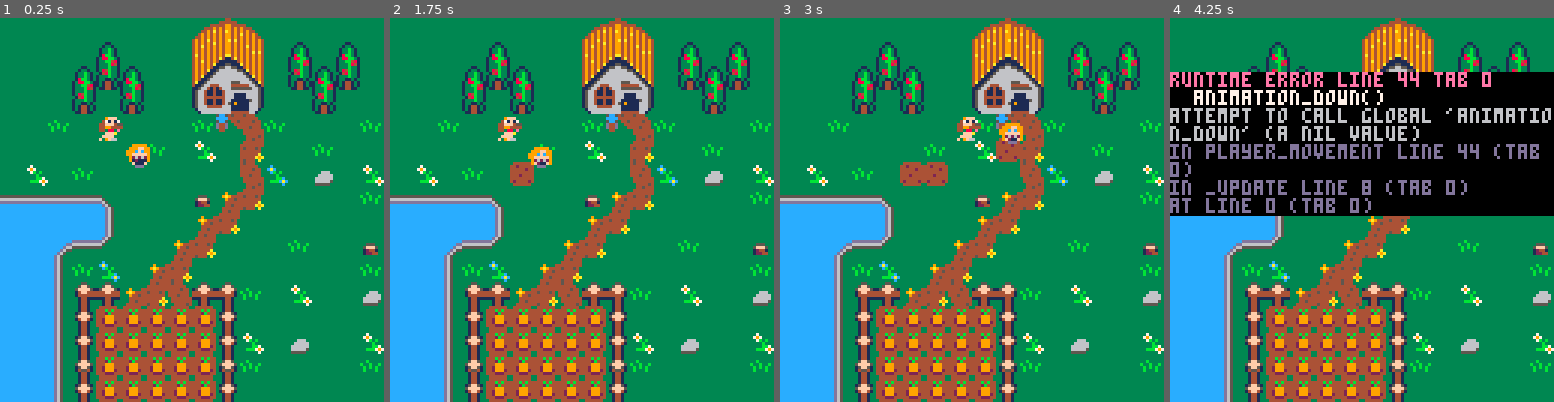
Above: before the commit, frames 1-4 (left to right).
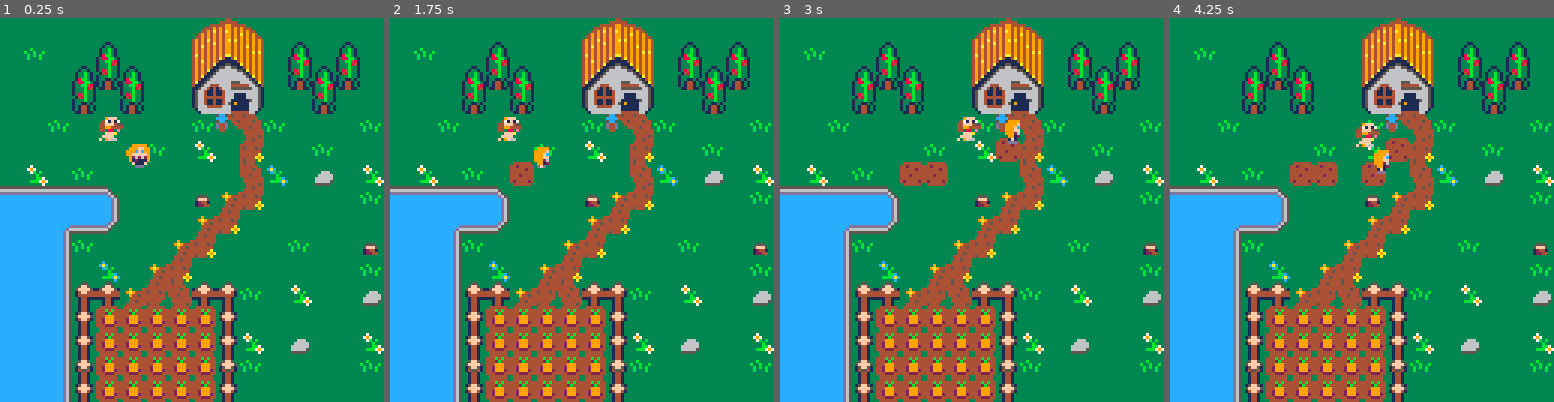
Above: after the commit, the same moments.

Repository: adatechschool/projet-collectif-pico-8-nora-nadia-allan
Game: PICO-8 cartridge cartouchecommun.p8
Same seed, same stepped clock (60 frames per second), same inputs: the game is played once before the commit and once after it.
Inputs:
- Up to frame 1 (0.25 s): no input
- Up to frame 2 (1.75 s): tap X (X key) at 0.33, 1.07 s; hold Right from 1.6 s (still down)
- Up to frame 3 (3 s): tap X (X key) at 1.85, 2.97 s; release Right at 2.1 s; hold Up 2.15-2.42 s; hold Right from 2.47 s (still down)
- Up to frame 4 (4.25 s): release Right at 3.03 s; hold Left 3.08-3.58 s; hold Down 3.63-3.97 s; hold Right from 4.02 s (still down); tap X (X key) at 4.08 s

The runs differ from the first frame. In frame 1, 4.3% of the frame differs, in the area x 0-44%, y 7-100%; in frame 2, 4.5%; in frame 3, 4.6%; in frame 4, 40%, in the area x 0-100%, y 7-100%.
Error before the commit: runtime error line 44 tab 0; animation_down(); attempt to call global 'animation_down' (a nil value)

Commit message:
Derniere versioné

Diff:
--- a/cartouchecommun.p8
+++ b/cartouchecommun.p8
@@ -9,7 +9,6 @@
 
 function _update()
 	player_movement()
- animation_sprite()
  follow()
  updatecrops()
  plant_seeds()
@@ -21,9 +20,10 @@
 	draw_map()
 	draw_objects()
 	drawcrops()
-	for s in all(seeds) do
-		print(s.sx)
-	end
+	print(p.sprite)
+	print(p.sdown)
+	print(p.sup)
+	print(p.snumber)
 end
 
 -->8
@@ -83,7 +83,7 @@
  end
 end
 
-function animation_sprite()
+function animation_down()
 
 	if framedelay >0 then
 		framedelay-=1
@@ -92,10 +92,10 @@
 
  framedelay = 15
 
-	if p.sprite<4 then
-		p.sprite+=1
-	else
-		p.sprite=1
+	if p.sdown<4 then
+		p.sdown+=1
+	else
+		p.sdown=1
 	end
 end
 
@@ -154,6 +154,7 @@
 	local object = {}
 	object.x = x
 	object.y = y
+	object.snumber = sprite
 	object.sprite = sprite
 	object.sright = sright
 	object.sleft = sleft
@@ -164,7 +165,7 @@
 end
 
 function draw_objects()
-	spr(p.sprite,p.x,p.y)
+	spr(p.snumber,p.x,p.y)
 	spr(dog.sprite,dog.x,dog.y)
 end
 -->8
@@ -191,7 +192,7 @@
        dog.y -= speed
    end
   end
-end
+ end
 
 -->8
 --map
@@ -233,6 +234,11 @@
 	camy=flr(p.y/128)*16
 	camera(camx*8,camy*8)
 end
+
+function check_flag(x,y,flag)
+	local sprite=mget(x,y)
+	return fget(sprite,flag)
+end
 -->8
 --crops
 
@@ -325,9 +331,52 @@
 
 
 
+…(43 lines of a section not shown)…
 __gff__
 0200000000000000000000000000000400020101010200010101010101010000000000000102010100000101010100000000000002000101010101010101000001010100000000000000000000000000010101000000000000000000000000000101010000000000000000000000000000000000000000000000000000000000
-0000000000000000000000000000000000000000000000000000000000000000000000000000000000000000000000000000000000000000000000000000000000000000000000000000000000000000000000000000000000000000000000000000000000000000000000000000000000000000000000000000000000000000
+0100000000000000000000000000000000000000000000000000000000000000000000000000000000000000000000000000000000000000000000000000000000000000000000000000000000000000000000000000010000000000000000000000000000000000000000000000000000000000000000000000000000000000
 __map__
 1700150014000014000000140014001000000000000000000000000000000000000000000000000000000000000000000000000000000000000000000000000000000000000000000000000000000000000000000000000000000000000000000000000000000000000000000000000000000000000000000000000000000000
 2700000024121424141211241424001000000000000000000000000000000000000000000000000000000000000000000000000000000000000000000000000000000000000000000000000000000000000000000000000000000000000000000000000000000000000000000000000000000000000000000000000000000000
@@ -346,17 +395,17 @@
 1500001100153b3d000000001100001000000000000000000000000000000000000000000000000000000000000000000000000000000000000000000000000000000000000000000000000000000000000000000000000000000000000000000000000000000000000000000000000000000000000000000000000000000000
 1010101010101010101010101010101510000000000000000000000000000000000000000000000000000000000000000000000000000000000000000000000000000000000000000000000000000000000000000000000000000000000000000000000000000000000000000000000000000000000000000000000000000000
 1500002500000000000000000000000000000000000000004041420000000000000000000000000000000000000000000000000000000000000000000000000000000000000000000000000000000000000000000000000000000000000000000000000000000000000000000000000000000000000000000000000000000000
-0000000000000000000000000011000034000000140000005051520014001400000000000000000000000000000000000000000000000000000000000000000000000000000000000000000000000000000000000000000000000000000000000000000000000000000000000000000000000000000000000000000000000000
+0000000000000000000000000011000034110000140000005051520014001400000000000000000000000000000000000000000000000000000000000000000000000000000000000000000000000000000000000000000000000000000000000000000000000000000000000000000000000000000000000000000000000000
 3737373700000013000025000000000000000014241400006061620024142400000000000000000000000000000000000000000000000000000000000000000000000000000000000000000000000000000000000000000000000000000000000000000000000000000000000000000000000000000000000000000000000000
 1400142700000015000000000000000000000024002400007071720000240000000000000000000000000000000000000000000000000000000000000000000000000000000000000000000000000000000000000000000000000000000000000000000000000000000000000000000000000000000000000000000000000000
 240024370011000000000000130000000000110000000000111e1f1100000011000000000000000000000000000000000000000000000000000000000000000000000000000000000000000000000000000000000000000000000000000000000000000000000000000000000000000000000000000000000000000000000000
 00140017000000000000000000000025000000000000110015002f0000110000000000000000000000000000000000000000000000000000000000000000000000000000000000000000000000000000000000000000000000000000000000000000000000000000000000000000000000000000000000000000000000000000
 00240027000000001100000011000000001500110000003400001f2500120015000000000000000000000000000000000000000000000000000000000000000000000000000000000000000000000000000000000000000000000000000000000000000000000000000000000000000000000000000000000000000000000000
 1500143700000000000000001b1c1c1c1c1c1c1c1d000000162e2f0000000011000000000000000000000000000000000000000000000000000000000000000000000000000000000000000000000000000000000000000000000000000000000000000000000000000000000000000000000000000000000000000000000000
-1400241700000000000015002b2c2c2c2c2c2c2c2d0000002e2f000000000000000000000000000000000000000000000000000000000000000000000000000000000000000000000000000000000000000000000000000000000000000000000000000000000000000000000000000000000000000000000000000000000000
-2400002700000013000000002b2c2c2c2c2c183c3d00002e2f00340011000016000000000000000000000000000000000000000000000000000000000000000000000000000000000000000000000000000000000000000000000000000000000000000000000000000000000000000000000000000000000000000000000000
-0000143700000000110000003b19191a2c2c281125002e2f0000000000000011000000000000000000000000000000000000000000000000000000000000000000000000000000000000000000000000000000000000000000000000000000000000000000000000000000000000000000000000000000000000000000000000
-1300241700110000000000000025002a2c2c2836372e2f1f3726110015000012000000000000000000000000000000000000000000000000000000000000000000000000000000000000000000000000000000000000000000000000000000000000000000000000000000000000000000000000000000000000000000000000
+1400241700000000000015002b2c2c2c2c2c18193d0000002e2f000000000000000000000000000000000000000000000000000000000000000000000000000000000000000000000000000000000000000000000000000000000000000000000000000000000000000000000000000000000000000000000000000000000000
+2400002700000013000000002b2c2c2c2c2c28110000002e2f00340011000016000000000000000000000000000000000000000000000000000000000000000000000000000000000000000000000000000000000000000000000000000000000000000000000000000000000000000000000000000000000000000000000000
+0000143700000000110000003b19191a2c2c280025002e2f0000000000000011000000000000000000000000000000000000000000000000000000000000000000000000000000000000000000000000000000000000000000000000000000000000000000000000000000000000000000000000000000000000000000000000
+1300241700110000000000000025002a2c2c2836372e3e1f3726110015000012000000000000000000000000000000000000000000000000000000000000000000000000000000000000000000000000000000000000000000000000000000000000000000000000000000000000000000000000000000000000000000000000
 0000002700000000000000000000002a2c2c28170f0f0f0f0f17000000340000000000000000000000000000000000000000000000000000000000000000000000000000000000000000000000000000000000000000000000000000000000000000000000000000000000000000000000000000000000000000000000000000
 1500122700000000000000000000002a2c2c28170f0f0f0f0f17150012000015000000000000000000000000000000000000000000000000000000000000000000000000000000000000000000000000000000000000000000000000000000000000000000000000000000000000000000000000000000000000000000000000
 3737373700150000001100120011002a2c2c28270f0f0f0f0f27110000000011000000000000000000000000000000000000000000000000000000000000000000000000000000000000000000000000000000000000000000000000000000000000000000000000000000000000000000000000000000000000000000000000
Not shown, changed: 71 lines of the sprite sheet (__gfx__) section of cartouchecommun.p8
